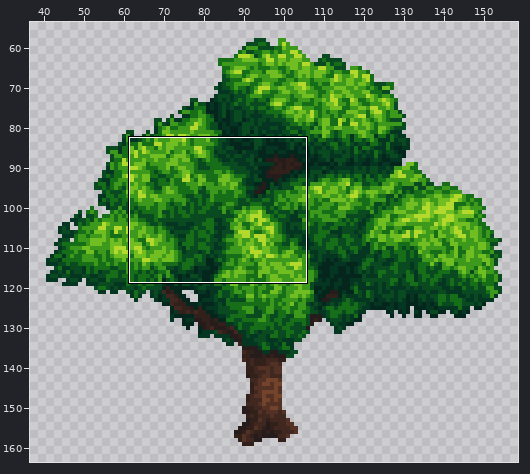
A pixel-art file gets an edit: src/concept/sprite/appletree.aseprite. Above, an overview of the earlier version with the close-up marked.
Close-up. Before the edit:
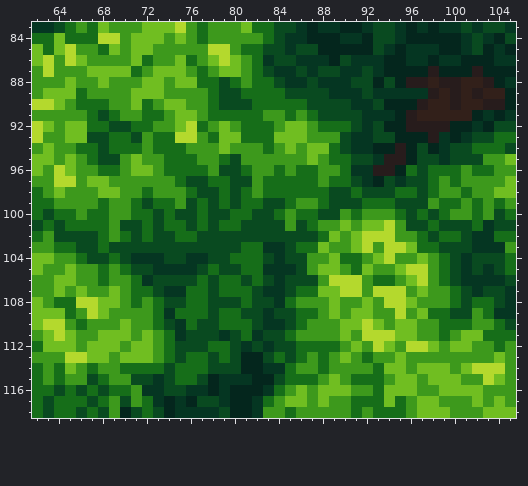
196x164 pixels, 1 frame. Shown: x 62..105, y 83..118. The wide view leaves out empty margins.
The result:
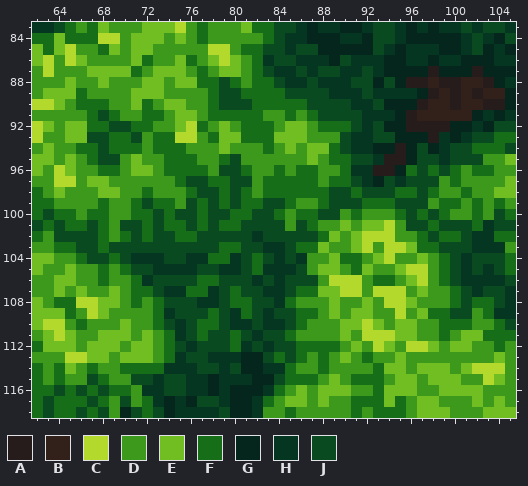
Palette (. is transparent): A #271c1c  B #32201a  C #b4d92d  D #3d991c  E #70be21  F #166e19  G #04261d  H #053622  J #094a20
Diff:
Layer "Layer 7":
The edit turns colour J into colour F in row 103 at x 79 to 80; in row 104 at x 78 to 79; in row 106 at x 78; in row 108 at x 80; in row 109 at x 78 and 81; in row 110 at x 77 to 78.
The edit turns colour J into colour F in row 111 at x 77 and 80; in row 112 at x 80.
The edit turns colour H into colour G in row 89 at x 97.
The edit turns colour F into colour H in row 104 at x 80; in row 106 at x 82; in row 108 at x 77; in row 109 at x 80; in row 110 at x 80 to 81; in row 113 at x 79.
The edit turns colour F into colour H in row 114 at x 75 to 76; in row 115 at x 76.
The edit turns colour J into colour H in row 102 at x 82; in row 104 at x 86; in row 105 at x 79 to 80; in rows 107 to 108 at x 78; in row 112 at x 76; in row 113 at x 75, 78 and 80.
The edit turns colour J into colour H in row 114 at x 74 and 79; in row 115 at x 77.
The edit turns colour F into colour J in row 96 at x 99; in row 97 at x 98; in row 101 at x 67; in row 103 at x 81 to 82; in row 104 at x 81; in row 105 at x 78 and 81.
The edit turns colour F into colour J in row 106 at x 79 to 80; in row 107 at x 79 and 81; in row 108 at x 76; in row 109 at x 75 to 77 and 79; in row 110 at x 76 and 79; in row 111 at x 81.
The edit turns colour F into colour J in row 112 at x 78 to 79; in row 113 at x 76 to 77; in row 114 at x 77; in row 115 at x 75.
The edit turns colour H into colour J in row 111 at x 79.
